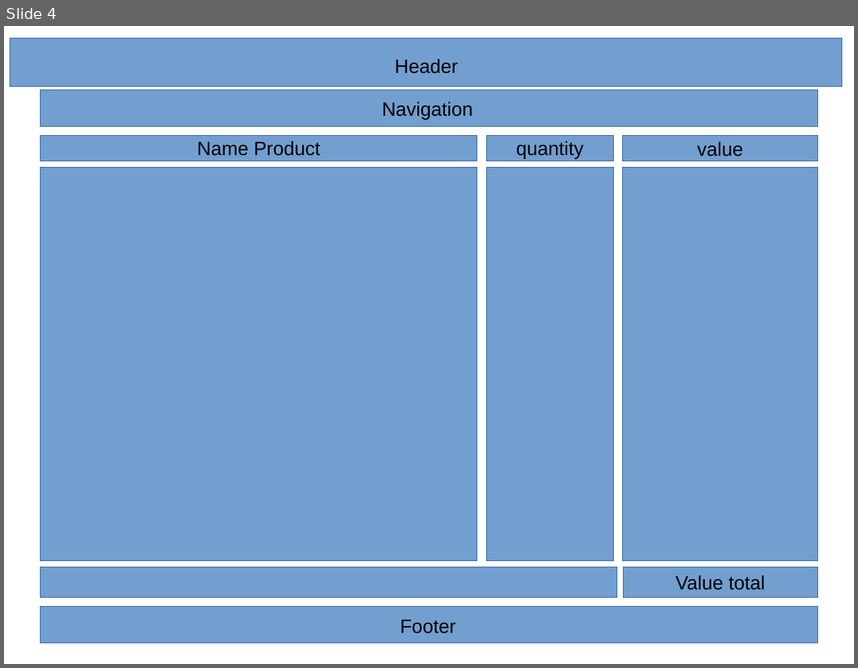
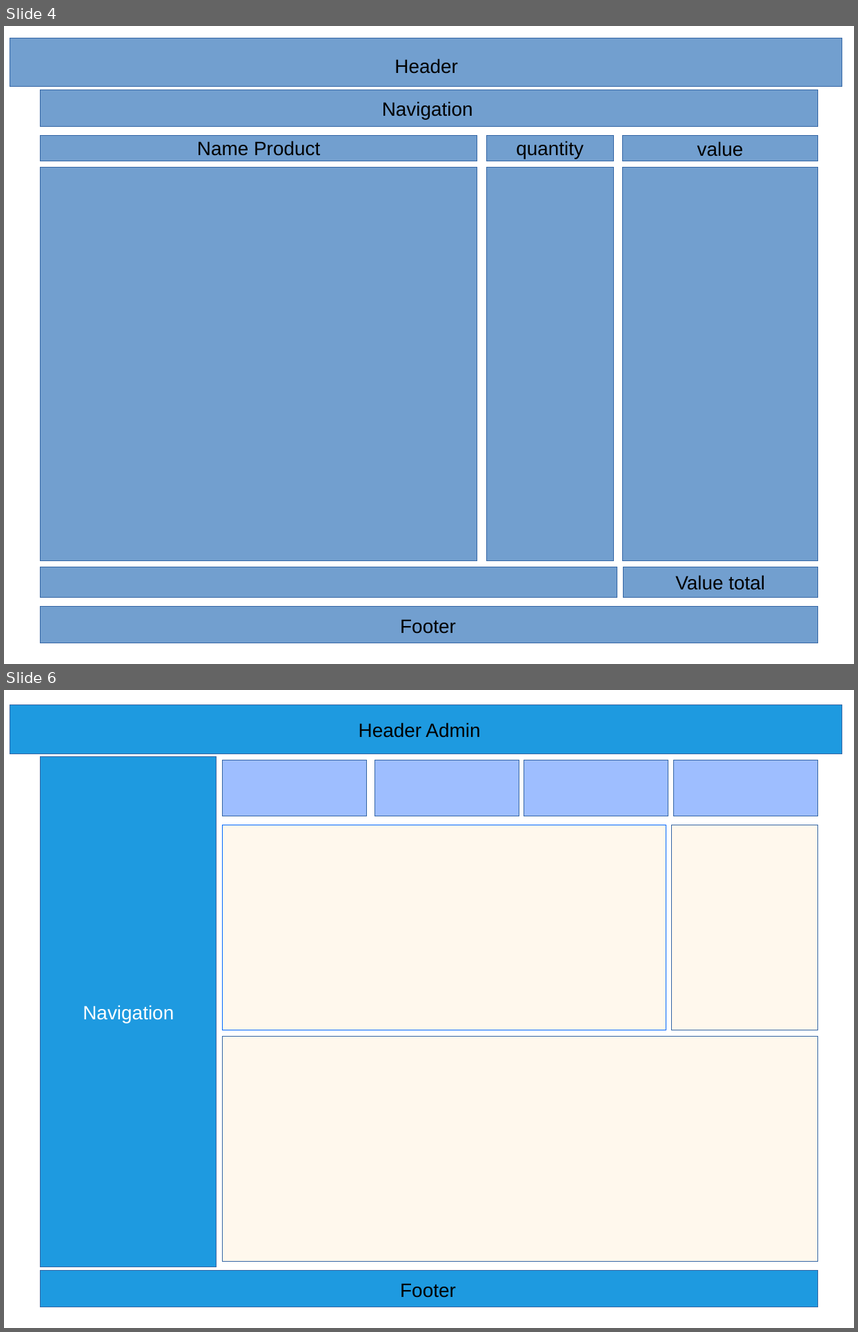
Before and after one commit to bruasu/DAWII-Bruno, a slide deck: schedule/prototype PetShop.odp. Shown one above the other, each under a label of ours: slide 4 before the commit, slides 4 and 6 after it; the slides between them are not shown. The pictures are 858x668 and 858x1332 pixels, drawn with LibreOffice and Linux fonts; fonts in the diff are those of the drawing. Boxes give left, top, right and bottom in pixels: in the first picture for what was removed or moved away, otherwise in the second. Text is boxed around its words. In the diff, an @@ line names an element or a change of style, - is before the commit and + after.

```diff
--- a/schedule/prototype PetShop.odp
+++ b/schedule/prototype PetShop.odp
@@ slide 6 added at box(4, 690, 854, 1328), background #FFFFFF @@
@@ rectangle added at box(10, 705, 842, 754), fill #1E9AE0, outline #3465A4 0 pt @@
@@ text added at box(359, 722, 480, 738), 18 pt, text #000000 @@
+Header Admin
@@ rectangle added at box(41, 757, 216, 1267), fill #1E9AE0, outline #3465A4 0 pt, 18 pt, text #FFFFFF @@
+Navigation
@@ rectangle added at box(222, 760, 366, 816), fill #9EBEFF, outline #3465A4 0 pt @@
@@ rectangle added at box(375, 760, 519, 816), fill #9EBEFF, outline #3465A4 0 pt @@
@@ rectangle added at box(524, 760, 668, 816), fill #9EBEFF, outline #3465A4 0 pt @@
@@ rectangle added at box(673, 760, 818, 816), fill #9EBEFF, outline #3465A4 0 pt @@
@@ rectangle added at box(222, 825, 666, 1030), fill #FFF8ED, outline #0066FF 0 pt @@
@@ rectangle added at box(672, 825, 818, 1030), fill #FFF8ED, outline #3465A4 0 pt @@
@@ rectangle added at box(222, 1036, 818, 1261), fill #FFF8ED, outline #3465A4 0 pt @@
@@ rectangle added at box(41, 1270, 818, 1306), fill #1E9AE0, outline #3465A4 0 pt @@
@@ text added at box(400, 1283, 456, 1297), 18 pt, text #000000 @@
+Footer
```
Also in this commit, not shown: 2 slides changed, 1 other slide added, 1 other file.
